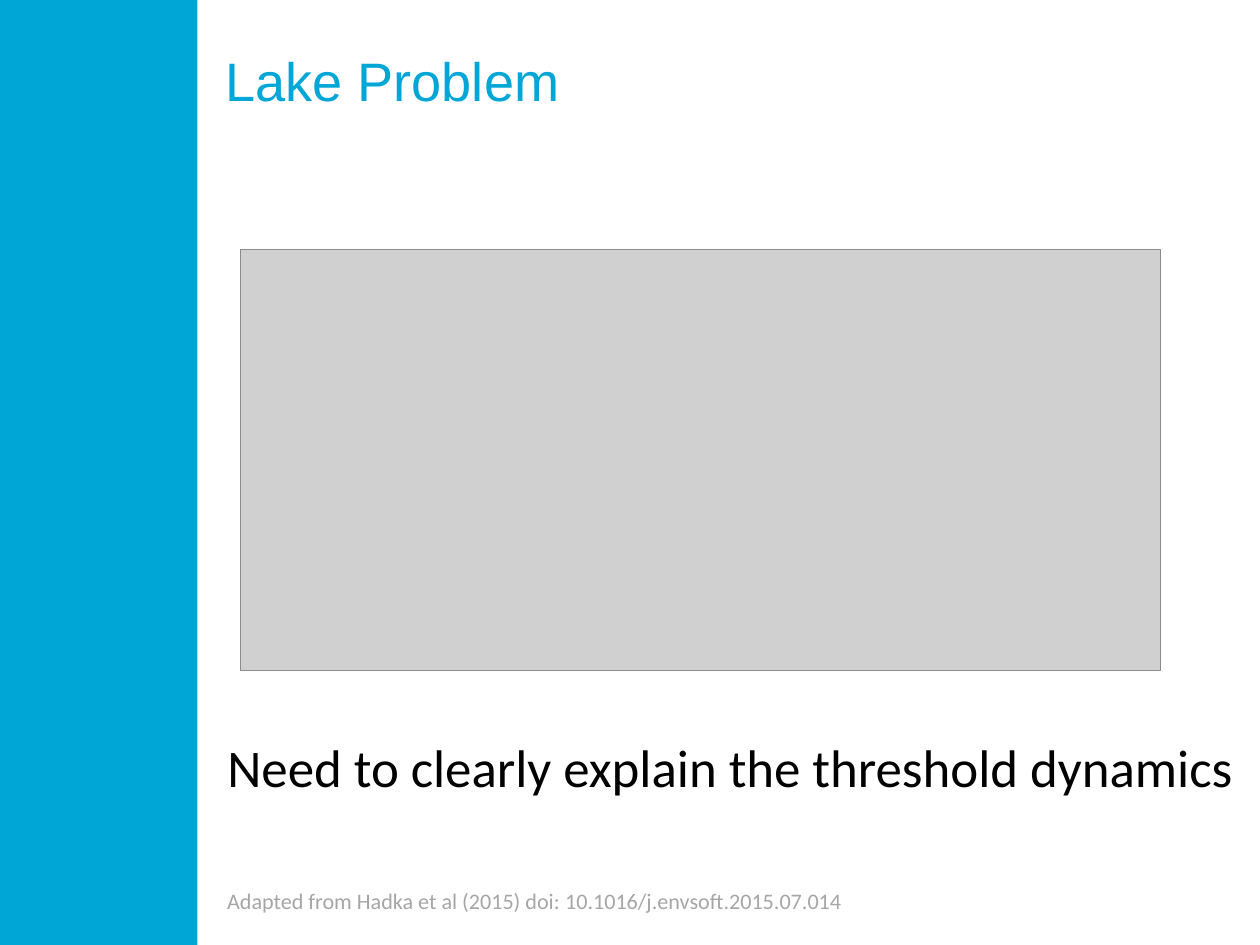
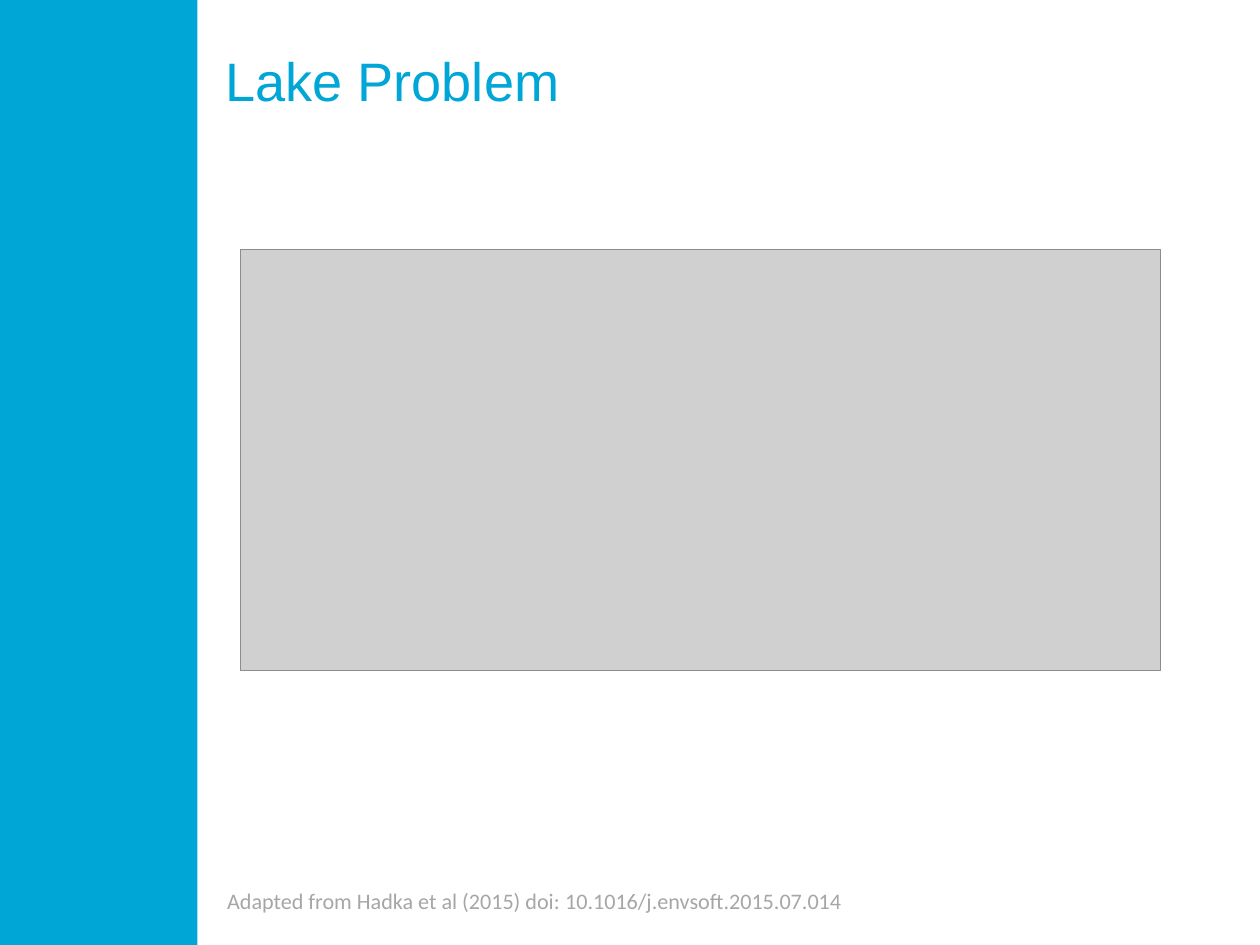
Before and after one commit to quaquel/resilience17, a slide deck: slide 4 of draft resilience17.pptx (slide 3 before the commit). Drawn at 1260x945 pixels with LibreOffice and Linux fonts; fonts in the diff are those of the drawing; grey boxes stand for pictures; background and template pictures are left out. Boxes give left, top, right and bottom in pixels: in the first picture for what was removed or moved away, otherwise in the second. Text is boxed around its words. In the diff, an @@ line names an element or a change of style, - is before the commit and + after.

```diff
--- a/draft resilience17.pptx
+++ b/draft resilience17.pptx
@@ text removed at [227, 750, 1232, 796] @@
-Need to clearly explain the threshold dynamics
```
Also in this commit, not shown: 3 slides added, 3 slides removed, 7 other files.
